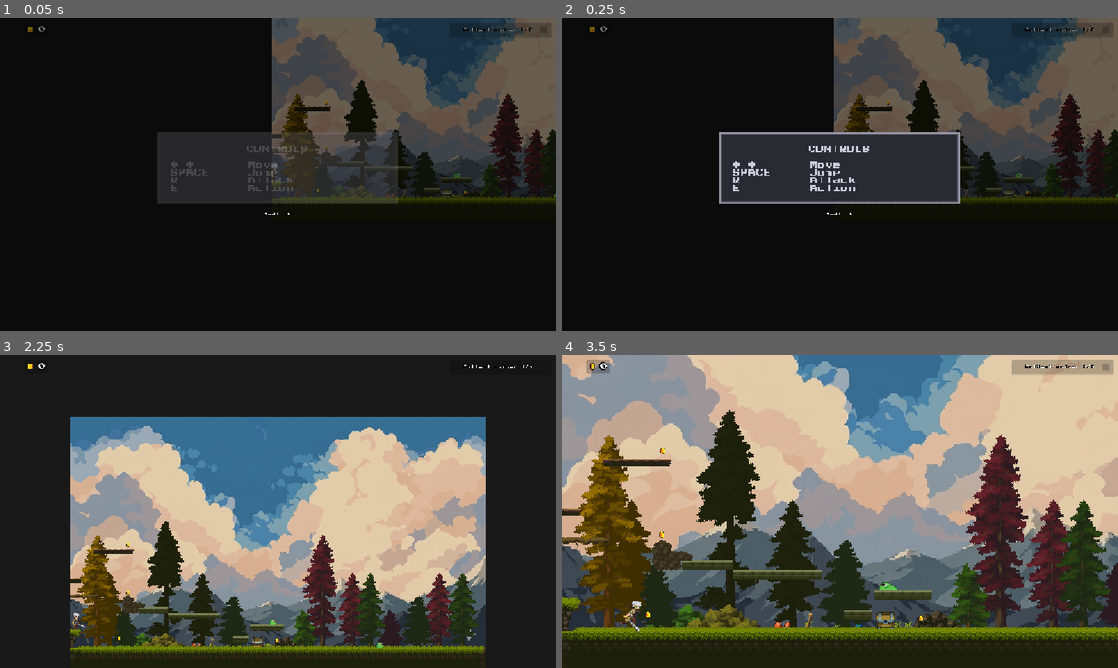
Above: before the commit, frames 1-4 (two rows, left to right).
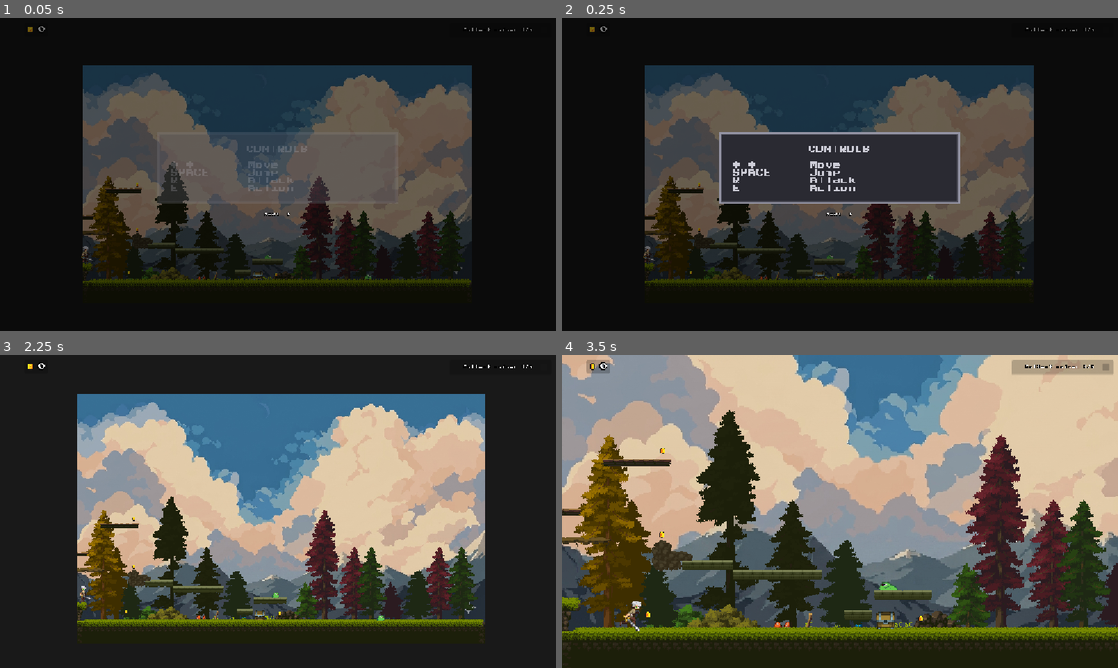
Above: after the commit, the same moments.

Repository: FoxerBN/samurai-revenge
Game: Godot game, scene res://scenes/levels/level_1.tscn
The game is run twice, just before and just after one commit, with the same random seed, the same clock (stepped at 60 frames per second) and the same inputs. Sound files missing from this copy of the repository are replaced by a short silence.
Inputs:
- Up to frame 1 (0.05 s): no input
- Up to frame 2 (0.25 s): no input
- Up to frame 3 (2.25 s): click "NEXT ▶" at 0.5 s; click "NEXT ▶" at 1.25 s; click "START" at 2 s
- Up to frame 4 (3.5 s): tap Enter (ui_accept) at 2.75, 3.02 s; hold Right (ui_right) from 2.78 s (still down); tap E (interact) at 2.85 s

The runs differ from the first frame. In frame 1, 49% of the frame differs, in the area x 14-100%, y 0-86%; in frame 2, 40%; in frame 3, 38%; in frame 4, nothing differs.

Commit message:
Kamera reálne začína v strede mapy; dvojsek = dva oddelené zvuky
- _setup_initial_camera: vypnutý smoothing -> stred mapy sa zobrazí okamžite
  (predtým smoothing pri pauze ukázal hráča vľavo dole)
- start_game: presun na vopred vypočítaný orezaný cieľ (get_screen_center_position),
  takže na konci nenastane myk doprava; potom plynulé sledovanie hráča
- útok na mieste: dva švihy hrané cez dva AudioStreamPlayery (SwordSfx + SwordSfx2),
  aby sa druhý zvuk neprerušil prvým; rozostup 0.25s

Co-Authored-By: Claude Opus 4.8 <noreply@anthropic.com>

Diff:
--- a/scenes/player/player.tscn
+++ b/scenes/player/player.tscn
@@ -426,3 +426,6 @@
 
 [node name="SwordSfx" type="AudioStreamPlayer" parent="."]
 stream = ExtResource("7_sword")
+
+[node name="SwordSfx2" type="AudioStreamPlayer" parent="."]
+stream = ExtResource("7_sword")
--- a/scripts/player.gd
+++ b/scripts/player.gd
@@ -12,7 +12,7 @@
 const MAP_CENTER = Vector2(576, 324)        # stred mapy (náhľad pred štartom)
 const OVERVIEW_ZOOM = Vector2(0.7, 0.7)
 const GAMEPLAY_ZOOM = Vector2(1.3, 1.3)
-const SWORD_SWIPE_GAP = 0.2                  # rozostup dvoch švihov pri útoku na mieste
+const SWORD_SWIPE_GAP = 0.25                 # rozostup dvoch švihov pri útoku na mieste
 
 # --- PREMENNÉ ---
 var is_attacking = false
@@ -23,7 +23,8 @@
 @onready var anim = $AnimatedSprite
 @onready var camera = $Camera2D
 @onready var body_collision = $CollisionShape2D
-@onready var sword_sfx = $SwordSfx
+# Dva prehrávače, aby sa pri dvojseku zvuky neprerušovali (striedame ich).
+@onready var sword_sfx = [$SwordSfx, $SwordSfx2]
 
 # --- ZÁKLADNÉ FUNKCIE ---
 
@@ -94,9 +95,10 @@
 	is_attacking = false
 
 func _play_sword_swipe(times: int) -> void:
-	""" Prehrá zvuk švihu mečom `times`-krát za sebou (len počas seknutia). """
+	""" Prehrá zvuk švihu mečom `times`-krát za sebou (len počas seknutia).
+	Striedanie dvoch prehrávačov zaručí, že druhý švih neprehluší prvý. """
 	for i in times:
-		sword_sfx.play()
+		sword_sfx[i % sword_sfx.size()].play()
 		if i < times - 1:
 			await get_tree().create_timer(SWORD_SWIPE_GAP).timeout
 
@@ -118,39 +120,70 @@
 # --- MANAŽMENT HRY A KAMERY ---
 
 func start_game():
-	""" Spustí hru. Volá sa zo StoryDialog.finished. """
+	""" Spustí hru. Volá sa zo StoryDialog.finished.
+	Kamera plynulo prejde zo stredu mapy na hráča a priblíži sa. """
 	game_started = true
 	if not camera: return
 
-	# Kamera prestane byť „voľná" a začne sledovať hráča. Zapneme herné limity,
-	# takže cieľ je hneď orezaný na hraciu plochu (žiadny myk za textúry).
-	# Vďaka zapnutému position_smoothing kamera plynulo prejde zo stredu mapy
-	# na hráča a zároveň sa priblíži (zoom).
-	camera.position_smoothing_enabled = true
+	# Cieľ presunu = miesto, kde kamera reálne dosadne pri sledovaní hráča
+	# (orezané hernými limitmi). Tým, že tweenujeme priamo naň, na konci
+	# nenastane žiadny myk doprava od orezania.
+	var rest = _compute_follow_rest()
+
+	var tween = create_tween().set_parallel(true)\
+		.set_trans(Tween.TRANS_SINE).set_ease(Tween.EASE_IN_OUT)
+	tween.tween_property(camera, "global_position", rest, 1.2)
+	tween.tween_property(camera, "zoom", GAMEPLAY_ZOOM, 1.2)
+	tween.set_parallel(false)
+	tween.tween_callback(_attach_camera_to_player)
+
+func _compute_follow_rest() -> Vector2:
+	""" Dočasne prepne kameru do herného režimu, zistí orezaný stred pohľadu
+	a vráti kameru späť na náhľad stredu mapy. """
 	camera.top_level = false
 	camera.position = Vector2.ZERO
+	camera.zoom = GAMEPLAY_ZOOM
+	_apply_gameplay_limits()
+	camera.reset_smoothing()
+	var rest = camera.get_screen_center_position()
+	# Späť na náhľad: stred mapy, oddialené, bez limitov.
+	camera.top_level = true
+	camera.position_smoothing_enabled = false
+	camera.global_position = MAP_CENTER
+	camera.zoom = OVERVIEW_ZOOM
+	_clear_limits()
+	camera.reset_smoothing()
+	return rest
+
+func _attach_camera_to_player():
+	""" Po presune: kamera začne sledovať hráča (s limitmi a vyhladením). """
+	if not camera: return
+	camera.top_level = false
+	camera.position = Vector2.ZERO
+	camera.position_smoothing_enabled = true
+	_apply_gameplay_limits()
+
+func _setup_initial_camera():
+	""" Pred štartom: kamera ukazuje stred mapy (oddialený náhľad).
+	Smoothing je vypnutý, aby sa stred zobrazil okamžite aj počas pauzy. """
+	if not camera: return
+	camera.top_level = true
+	camera.position_smoothing_enabled = false
+	camera.global_position = MAP_CENTER
+	camera.zoom = OVERVIEW_ZOOM
+	_clear_limits()
+
+func _apply_gameplay_limits():
 	camera.limit_left = 0
 	camera.limit_top = -10000000
 	camera.limit_right = 1152
 	camera.limit_bottom = 700
 
-	create_tween().tween_property(camera, "zoom", GAMEPLAY_ZOOM, 1.0)\
-		.set_trans(Tween.TRANS_SINE).set_ease(Tween.EASE_IN_OUT)
-
-func _setup_initial_camera():
-	""" Pred štartom: kamera ukazuje stred mapy (oddialený náhľad). """
-	if not camera: return
-	camera.top_level = true
-	camera.position_smoothing_enabled = true
-	camera.global_position = MAP_CENTER
-	camera.zoom = OVERVIEW_ZOOM
-	# Bez limitov, nech sa dá ukázať stred mapy aj pri oddialení.
+func _clear_limits():
 	camera.limit_left = -10000000
 	camera.limit_top = -10000000
 	camera.limit_right = 10000000
 	camera.limit_bottom = 10000000
-	# Náhľad na stred ukáž okamžite (glide nech nastane až pri štarte na hráča).
-	camera.reset_smoothing()
 
 func die():
 	if is_dead: return
